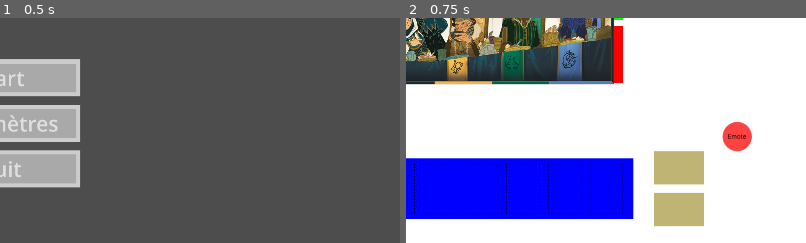
Above: before the commit, frames 1-2 (left to right).
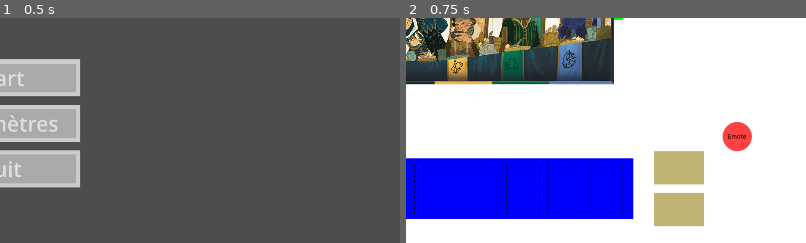
Above: after the commit, the same moments.

Repository: iBeako/Courtisan
Game: Godot game, scene res://Scene/menu_principal.tscn
The game is run twice, just before and just after one commit, with the same random seed, the same clock (stepped at 60 frames per second) and the same inputs.
Inputs:
- Up to frame 1 (0.5 s): no input
- Up to frame 2 (0.75 s): click "Start" at 0.5 s
The pictures show only the part of the screen within x 50-100%, y 49-99%; the shares and areas given below are measured in that part.

Frame 1 is identical in both runs. In frame 2, 0.6% of the frame differs, in the area x 52-55%, y 3-29%.

Commit message:
rearrangement placement des cartes dans slots

Diff:
--- a/client/Scene/play_zone.tscn
+++ b/client/Scene/play_zone.tscn
@@ -17,23 +17,23 @@
 position = Vector2(367, 74)
 scale = Vector2(9.1517, 1.2154)
 
-[node name="Blanc_Joueur" parent="." instance=ExtResource("1_bpis3")]
+[node name="Papillons" parent="." instance=ExtResource("1_bpis3")]
 position = Vector2(665, 73)
 
-[node name="Marron_Joueur" parent="." instance=ExtResource("1_bpis3")]
+[node name="Crapauds" parent="." instance=ExtResource("1_bpis3")]
 position = Vector2(565, 73)
 
-[node name="Rouge_Joueur" parent="." instance=ExtResource("1_bpis3")]
+[node name="Rossignols" parent="." instance=ExtResource("1_bpis3")]
 position = Vector2(465, 73)
 
-[node name="Jaune_Joueur" parent="." instance=ExtResource("1_bpis3")]
+[node name="Lièvres" parent="." instance=ExtResource("1_bpis3")]
 position = Vector2(365, 73)
 
-[node name="Vert_Joueur" parent="." instance=ExtResource("1_bpis3")]
+[node name="Cerfs" parent="." instance=ExtResource("1_bpis3")]
 position = Vector2(265, 73)
 
-[node name="Bleu_Joueur" parent="." instance=ExtResource("1_bpis3")]
+[node name="Carpes" parent="." instance=ExtResource("1_bpis3")]
 position = Vector2(165, 73)
 
-[node name="Assassin_Joueur" parent="." instance=ExtResource("1_bpis3")]
+[node name="Assassin" parent="." instance=ExtResource("1_bpis3")]
 position = Vector2(65, 73)
--- a/client/Scene/play_zone_board.tscn
+++ b/client/Scene/play_zone_board.tscn
@@ -18,23 +18,23 @@
 position = Vector2(506, 68)
 scale = Vector2(12.6782, 1.17315)
 
-[node name="Blanc_Joueur" parent="." instance=ExtResource("2_xa725")]
+[node name="Papillons" parent="." instance=ExtResource("2_xa725")]
 position = Vector2(89, 70)
 
-[node name="Marron_Joueur" parent="." instance=ExtResource("2_xa725")]
+[node name="Crapauds" parent="." instance=ExtResource("2_xa725")]
 position = Vector2(233, 70)
 
-[node name="Rouge_Joueur" parent="." instance=ExtResource("2_xa725")]
+[node name="Rossignols" parent="." instance=ExtResource("2_xa725")]
 position = Vector2(369, 70)
 
-[node name="Jaune_Joueur" parent="." instance=ExtResource("2_xa725")]
+[node name="Lièvres" parent="." instance=ExtResource("2_xa725")]
 position = Vector2(641, 70)
 
-[node name="Vert_Joueur" parent="." instance=ExtResource("2_xa725")]
+[node name="Cerfs" parent="." instance=ExtResource("2_xa725")]
 position = Vector2(769, 70)
 
-[node name="Bleu_Joueur" parent="." instance=ExtResource("2_xa725")]
+[node name="Carpes" parent="." instance=ExtResource("2_xa725")]
 position = Vector2(913, 70)
 
-[node name="Assassin_Joueur" parent="." instance=ExtResource("2_xa725")]
+[node name="Espions" parent="." instance=ExtResource("2_xa725")]
 position = Vector2(505, 70)
--- a/client/Script/card.gd
+++ b/client/Script/card.gd
@@ -7,13 +7,14 @@
 var card_type  # Type de la carte (blanc, vert, rouge, etc.)
 var card_color
 const CARD_COLORS = {
-	"blanc": Color(1, 1, 1),  # Blanc
-	"vert": Color(0, 1, 0),   # Vert
-	"rouge": Color(1, 0, 0),  # Rouge
-	"jaune": Color(1, 1, 0),  # Jaune
-	"marron": Color(0.6, 0.3, 0),  # Marron
-	"bleu": Color(0, 0, 1)    # Bleu
+	"Papillons": Color(1, 1, 1),  # Blanc
+	"Crapauds": Color(0, 1, 0),   # Vert
+	"Rossignols": Color(1, 0, 0),  # Rouge
+	"Lièvres": Color(1, 1, 0),  # Jaune
+	"Cerfs": Color(0.6, 0.3, 0),  # Marron
+	"Carpes": Color(0, 0, 1)    # Bleu
 }
+
 
 func _ready() -> void:
 	get_parent().connect_card_signals(self)
--- a/client/Script/card_manager.gd
+++ b/client/Script/card_manager.gd
@@ -43,9 +43,11 @@
 		var area = card_slot_found.name
 		var position = -1  # Exemple : -1 pour disgrâce
 		var player_id = get_parent().player_id
-		message_manager_reference.send_card_played(player_id, card_is_dragged.card_type, card_is_dragged.card_color, "our_domain")
+
+
+		#message_manager_reference.send_card_played(player_id, card_is_dragged.card_type, card_is_dragged.card_color, "our_domain")
 		# Envoyer le message
-		play_card(1, card_is_dragged, area, position)  # Exemple : joueur 1
+
 	else:
 		player_hand_reference.add_card_to_hand(card_is_dragged)  # Sinon, remet la carte en main
 
@@ -71,13 +73,18 @@
 		else:
 			is_hovered=false
 
-func highlight_card(card,hovered):
-	if (hovered):
-		card.scale = Vector2(1.05,1.05)
-		card.z_index=2
+func highlight_card(card, hovered):
+	var tween = card.create_tween()
+	tween.set_trans(Tween.TRANS_SINE).set_ease(Tween.EASE_OUT)
+
+	if hovered:
+		tween.tween_property(card, "scale", Vector2(1.05, 1.05), 0.2)
+		card.z_index = 2
 	else:
-		card.scale = Vector2(1.0,1.0)
-		card.z_index=1
+		tween.tween_property(card, "scale", Vector2(1.0, 1.0), 0.2)
+		await tween.finished
+		card.z_index = 1  # Redescend le z_index une fois l'animation terminée
+
 
 func check_card_slot() -> Node2D:
 	var space_state = get_world_2d().direct_space_state
@@ -114,21 +121,3 @@
 func on_left_mouse_button_released():
 	if card_is_dragged:
 		end_drag()
-
-func play_card(player_id: int, card, area: String, position: int = 0):
-	# Construire le message
-	var message = {
-		"message_type": "card_played",
-		"player": player_id,
-		"card_type": card.card_type,
-		"family": card.card_color,
-		"area": area
-	}
-
-	# Ajouter des informations spécifiques si nécessaire
-	if area == "queen_table":
-		message["position"] = position
-
-	# Convertir en JSON et afficher dans la console
-	var json_message = JSON.stringify(message)
-	print("#card_played:\n" + json_message)
--- a/client/Script/card_slot.gd
+++ b/client/Script/card_slot.gd
@@ -5,6 +5,9 @@
 
 @onready var main_node: Node2D = get_node("/root/Main")
 @onready var count_label: Label = $CountLabel
+
+enum PlayZoneType { Joueur, Ennemie, Grace, Disgrace }
+
 
 func _ready() -> void:
 	print("CardSlot ready: ", self.name)
@@ -19,13 +22,12 @@
 	if card in cards_in_slot:
 		return
 
-	var zone_type: String = determine_zone_type()
-	var card_slot = find_card_slot(card.card_type, zone_type)
+	var card_slot = find_card_slot(card.card_type)
 
 	if card_slot:
 		card_slot.cards_in_slot.append(card)
 		card.z_index = 5
-		var target_position: Vector2 = calculate_card_position_based_on_type(card.card_type, zone_type)
+		var target_position: Vector2 = card_slot.global_position
 		var tween: Tween = get_tree().create_tween()
 		tween.tween_property(card, "position", target_position, 0.2)
 
@@ -37,71 +39,15 @@
 	else:
 		print("Failed to add card: CardSlot not found")
 
-func determine_zone_type() -> String:
-	var parent_name: String = get_parent().name
-	print("Parent name: ", parent_name)
+func determine_zone_type() -> PlayZoneType:
+	return get_parent().Play_ZoneType
 
-	if "Joueur" in parent_name:
-		return "Joueur"
-	elif "Grace" in parent_name:
-		return "Grace"
-	elif "Disgrace" in parent_name:
-		return "Disgrace"
-	elif "Ennemie" in parent_name:
-		return "Ennemie"
-	else:
-		print("Unknown zone type for parent: ", parent_name)
-		return "Joueur"
+func find_card_slot(card_type: String) -> Node2D:
+	return get_node_or_null("../"+card_type)
 
-func find_card_slot(card_type: String, zone_type: String) -> Node2D:
-	var node_name: String = card_type.capitalize() + "_" + zone_type
-	var target_zone: Node = get_target_zone(zone_type)
 
-	if not target_zone:
-		print("Error: Target zone not found for type: ", zone_type)
-		return null
 
-	var slot_node: Node2D = target_zone.get_node_or_null(node_name)
-	if slot_node:
-		print("CardSlot found: ", slot_node.name)
-		return slot_node
-	else:
-		print("CardSlot not found: ", node_name)
-		return null
 
-func calculate_card_position_based_on_type(card_type: String, zone_type: String) -> Vector2:
-	print("Calculating position for card type: ", card_type, " in zone: ", zone_type)
-	var node_name: String = card_type.capitalize() + "_" + zone_type
-	var target_zone: Node = get_target_zone(zone_type)
-
-	if not target_zone:
-		print("Error: Target zone not found for type: ", zone_type)
-		return Vector2.ZERO
-
-	var slot_node: Node2D = target_zone.get_node_or_null(node_name)
-	if slot_node:
-		print("Node found: ", slot_node.name, " at global position ", slot_node.global_position)
-		var local_pos = main_node.to_local(slot_node.global_position)
-		print("Node local position in Main: ", local_pos)
-		return local_pos
-	else:
-		print("Node not found: ", node_name)
-		return Vector2.ZERO
-
-func get_target_zone(zone_type: String) -> Node:
-	print("Getting target zone for type: ", zone_type)
-	match zone_type:
-		"Joueur":
-			return get_node_or_null("/root/Main/PlayZone_Joueur")
-		"Grace":
-			return get_node_or_null("/root/Main/PlayZone_Grace")
-		"Disgrace":
-			return get_node_or_null("/root/Main/PlayZone_Disgrace")
-		"Ennemie":
-			return get_node_or_null("/root/Main/PlayZone_Ennemie")
-		_:
-			print("Unknown zone type: ", zone_type)
-			return null
 
 func remove_card(card: Node2D) -> void:
 	if card in cards_in_slot:
--- a/client/Script/deck.gd
+++ b/client/Script/deck.gd
@@ -2,7 +2,7 @@
 
 const CARD_SCENE_PATH = "res://Scene/card.tscn"
 var deck_cards = ["carte","carte","carte","carte","carte","carte","carte","carte"]  # Liste des cartes dans le deck
-var card_types = ["blanc", "vert", "rouge", "jaune", "marron", "bleu"]  # Types de cartes
+var card_types = ["Papillons", "Crapauds", "Rossignols", "Lièvres", "Cerfs", "Carpes"]  # Types de cartes
 var player_hand  # Référence à PlayerHand
 var Hand_Count = 3
 const COLLISION_MASK_DECK = 4
--- a/client/Script/play_zone.gd
+++ b/client/Script/play_zone.gd
@@ -1,6 +1,6 @@
 extends Node2D
 
-enum PlayZoneType { Joueur, Ennemie }
+enum PlayZoneType { Joueur, Ennemie, Grace, Disgrace }
 @export var Play_ZoneType: PlayZoneType = PlayZoneType.Joueur
 
 @onready var color_rect: ColorRect = $ColorRect
@@ -9,7 +9,7 @@
 
 func _ready() -> void:
 	update_color_rect()
-	rename_nodes_based_on_type()
+	#rename_nodes_based_on_type()
 	adjust_labels()
 
 func update_color_rect() -> void:
@@ -42,8 +42,8 @@
 
 } ) -> void:
 	if Play_ZoneType == PlayZoneType.Joueur:
-		for node_base_name in nodes_to_rename:
-			var slot = get_node_or_null(node_base_name + "_Joueur")
+		for node_base_name in nodes_to_rename:  # Exemple : joueur 1
+			var slot = get_node_or_null(node_base_name)
 			if slot:
 				var label = slot.get_node_or_null("CountLabel")
 				if label:
@@ -53,4 +53,4 @@
 				else:
 					print("Error: CountLabel not found in ", slot.name)
 			else:
-				print("Error: Slot ", node_base_name + "_Joueur", " not found!")
+				print("Error: Slot ", node_base_name, " not found! (labels)")
--- a/client/Script/play_zone_board.gd
+++ b/client/Script/play_zone_board.gd
@@ -1,18 +1,18 @@
 extends Node2D
 
-enum PlayZoneType { Grace, Disgrace }
+enum PlayZoneType { Joueur, Ennemie, Grace, Disgrace }
 @export var Play_ZoneType: PlayZoneType = PlayZoneType.Grace
 
 # Référence au ColorRect
 @onready var color_rect: ColorRect = $ColorRect
 
 # Liste des nœuds à renommer
-var nodes_to_rename = ["Blanc", "Marron", "Rouge", "Jaune", "Vert", "Bleu", "Assassin"]
+var nodes_to_rename = ["Papillons", "Crapauds", "Rossignols", "Lièvres", "Cerfs", "Carpes"]
 
 # Appelé lorsque le nœud entre dans l'arbre de la scène
 func _ready() -> void:
 	update_color_rect()
-	rename_nodes_based_on_type()
+	#rename_nodes_based_on_type()
 
 # Fonction pour mettre à jour la couleur du ColorRect
 func update_color_rect() -> void:
